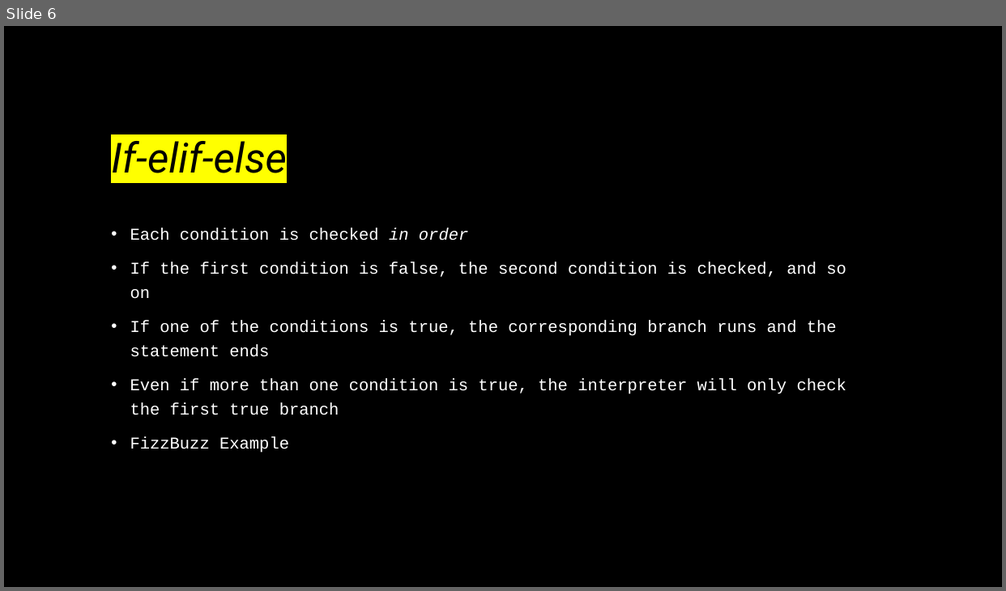
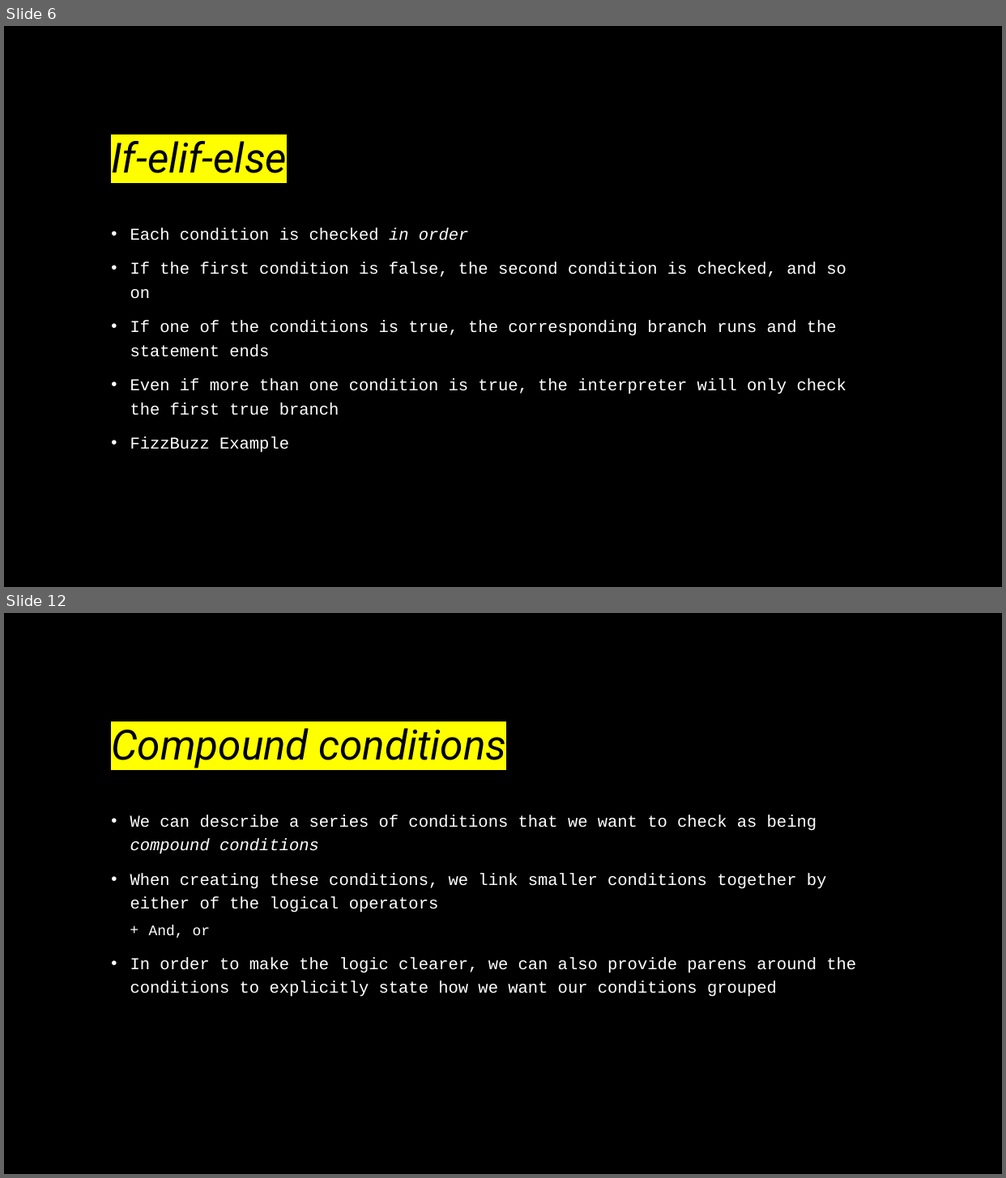
Before and after one commit to wpgoble/COMP130Resources, a slide deck: slides/ConditionalsExplained.pptx. Shown one above the other, each under a label of ours: slide 6 before the commit, slides 6 and 12 after it; the slides between them are not shown. The pictures are 1006x591 and 1006x1178 pixels, drawn with LibreOffice and Linux fonts; fonts in the diff are those of the drawing. Boxes give left, top, right and bottom in pixels: in the first picture for what was removed or moved away, otherwise in the second. Text is boxed around its words. In the diff, an @@ line names an element or a change of style, - is before the commit and + after.

Commit message:
adds section on compound conditions

```diff
--- a/slides/ConditionalsExplained.pptx
+++ b/slides/ConditionalsExplained.pptx
@@ slide 12 added at box(4, 613, 1002, 1174), background #000000 @@
@@ title added at box(111, 722, 507, 770), 40 pt, text #000000, italic @@
+Compound conditions
@@ text added at box(130, 815, 856, 997), 16 pt, text #FFFFFF @@
+• We can describe a series of conditions that we want to check as being compound conditions
+• When creating these conditions, we link smaller conditions together by either of the logical operators
+  + And, or
+• In order to make the logic clearer, we can also provide parens around the conditions to explicitly state how we want our conditions grouped
```
Also in this commit, not shown: 1 slide changed, 5 other slides added.
